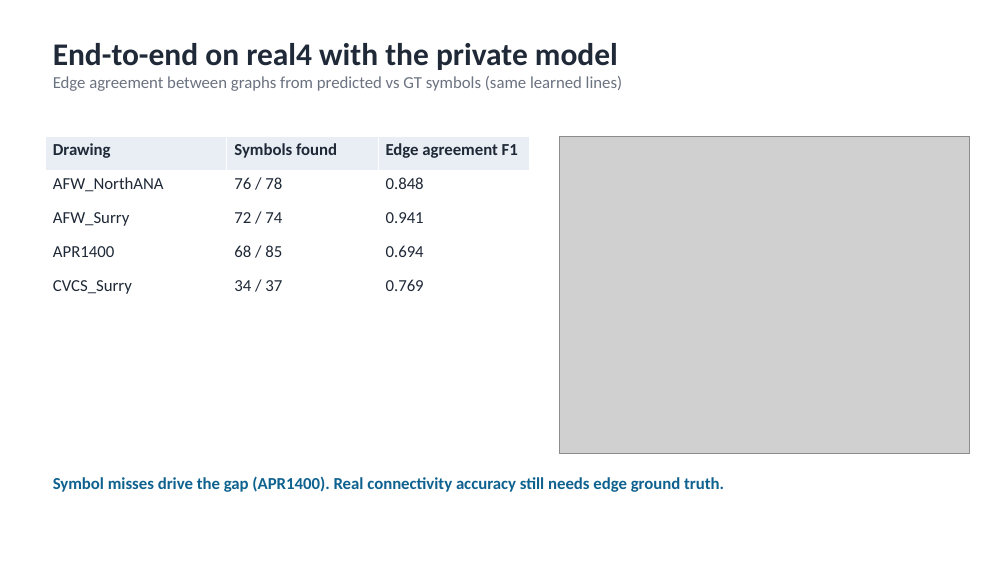
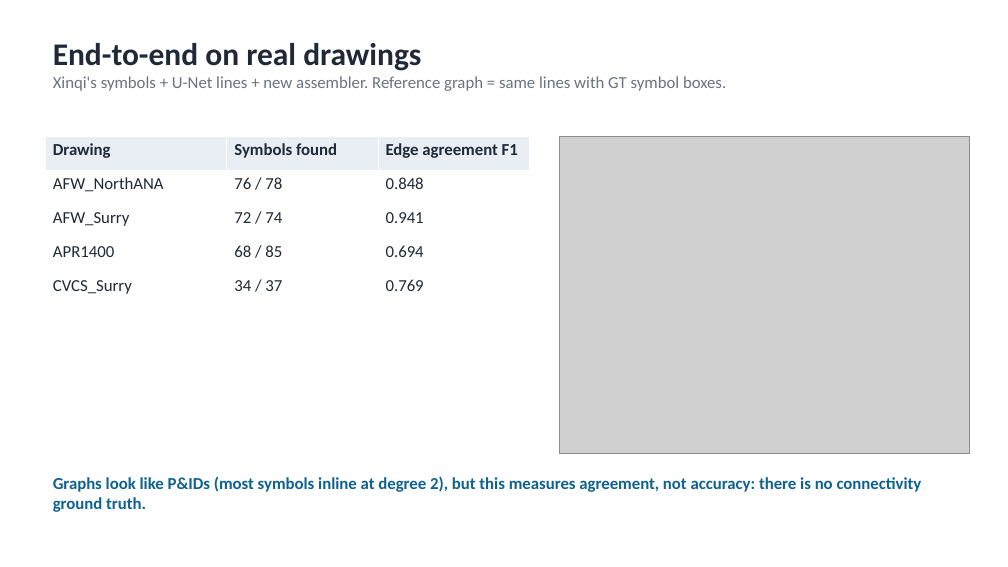
Before and after one commit to WeiKangda/PnIDAgent, a slide deck: slide 9 of weekly_update/2026-09-21_pipeline_accuracy_update.pptx (slide 11 before the commit). Drawn at 1008x567 pixels with LibreOffice and Linux fonts; fonts in the diff are those of the drawing; grey boxes stand for pictures. Boxes give left, top, right and bottom in pixels: in the first picture for what was removed or moved away, otherwise in the second. Text is boxed around its words. In the diff, an @@ line names an element or a change of style, - is before the commit and + after.

```diff
--- a/weekly_update/2026-09-21_pipeline_accuracy_update.pptx
+++ b/weekly_update/2026-09-21_pipeline_accuracy_update.pptx
@@ text at bbox=[53, 43, 726, 91]: text changed @@
-End-to-end on real4 with the private model
-Edge agreement between graphs from predicted vs GT symbols (same learned lines)
+End-to-end on real drawings
+Xinqi's symbols + U-Net lines + new assembler. Reference graph = same lines with GT symbol boxes.
@@ text at bbox=[53, 476, 922, 512]: text changed @@
-Symbol misses drive the gap (APR1400). Real connectivity accuracy still needs edge ground truth.
+Graphs look like P&IDs (most symbols inline at degree 2), but this measures agreement, not accuracy: there is no connectivity ground truth.
```
Also in this commit, not shown: 6 other slides changed, 4 slides added, 7 slides removed, 4 other files.
